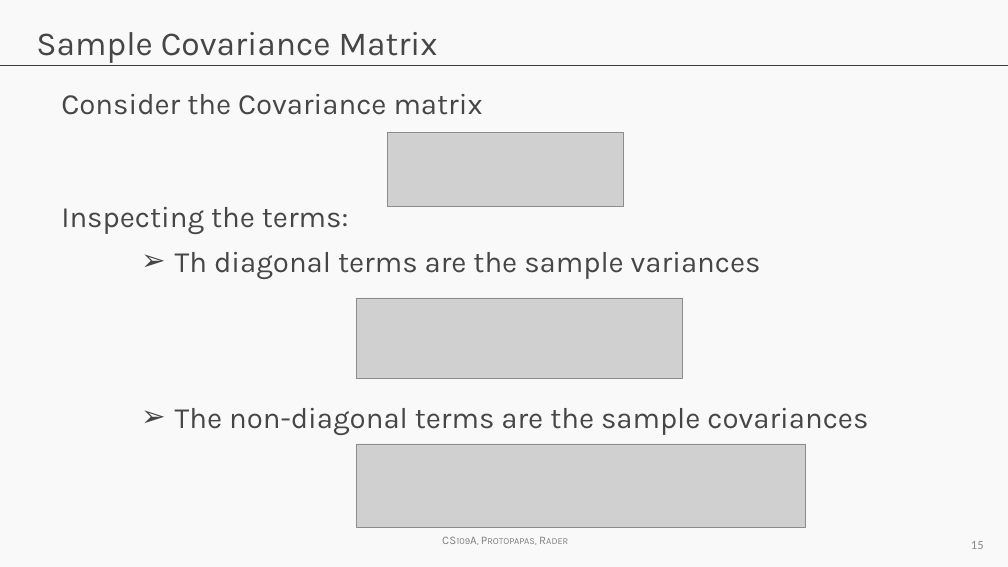
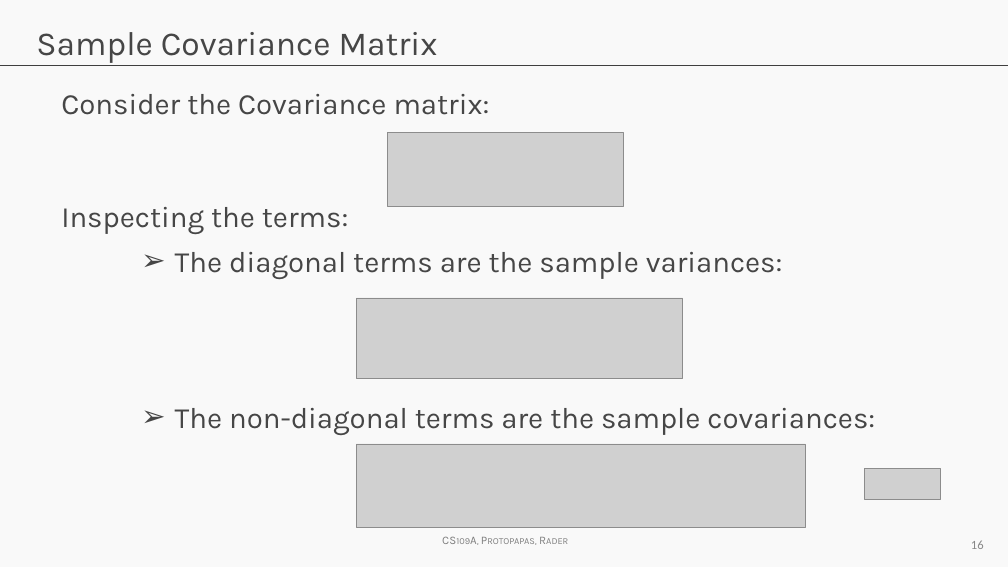
Before and after one commit to Harvard-IACS/2018-CS109A, a slide deck: slide 16 of content/a-sections/a-sec-4/Adv_Section4_Slides_PCA.pptx (slide 15 before the commit). Drawn at 1008x567 pixels with LibreOffice and Linux fonts; fonts in the diff are those of the drawing; grey boxes stand for pictures; background and template pictures are left out. Boxes give left, top, right and bottom in pixels: in the first picture for what was removed or moved away, otherwise in the second. Text is boxed around its words. In the diff, an @@ line names an element or a change of style, - is before the commit and + after.

```diff
--- a/content/a-sections/a-sec-4/Adv_Section4_Slides_PCA.pptx
+++ b/content/a-sections/a-sec-4/Adv_Section4_Slides_PCA.pptx
@@ text at box(61, 94, 490, 115): text changed @@
-Consider the Covariance matrix
+Consider the Covariance matrix:
@@ text at box(175, 252, 783, 279): text changed @@
-➢ Th diagonal terms are the sample variances
+➢ The diagonal terms are the sample variances:
@@ text at box(175, 408, 875, 435): text changed @@
-➢ The non-diagonal terms are the sample covariances
+➢ The non-diagonal terms are the sample covariances:
@@ picture added at box(865, 469, 941, 499) @@
```
Also in this commit, not shown: 21 other slides changed, 2 slides added, 1 slide removed, 1 other file.
